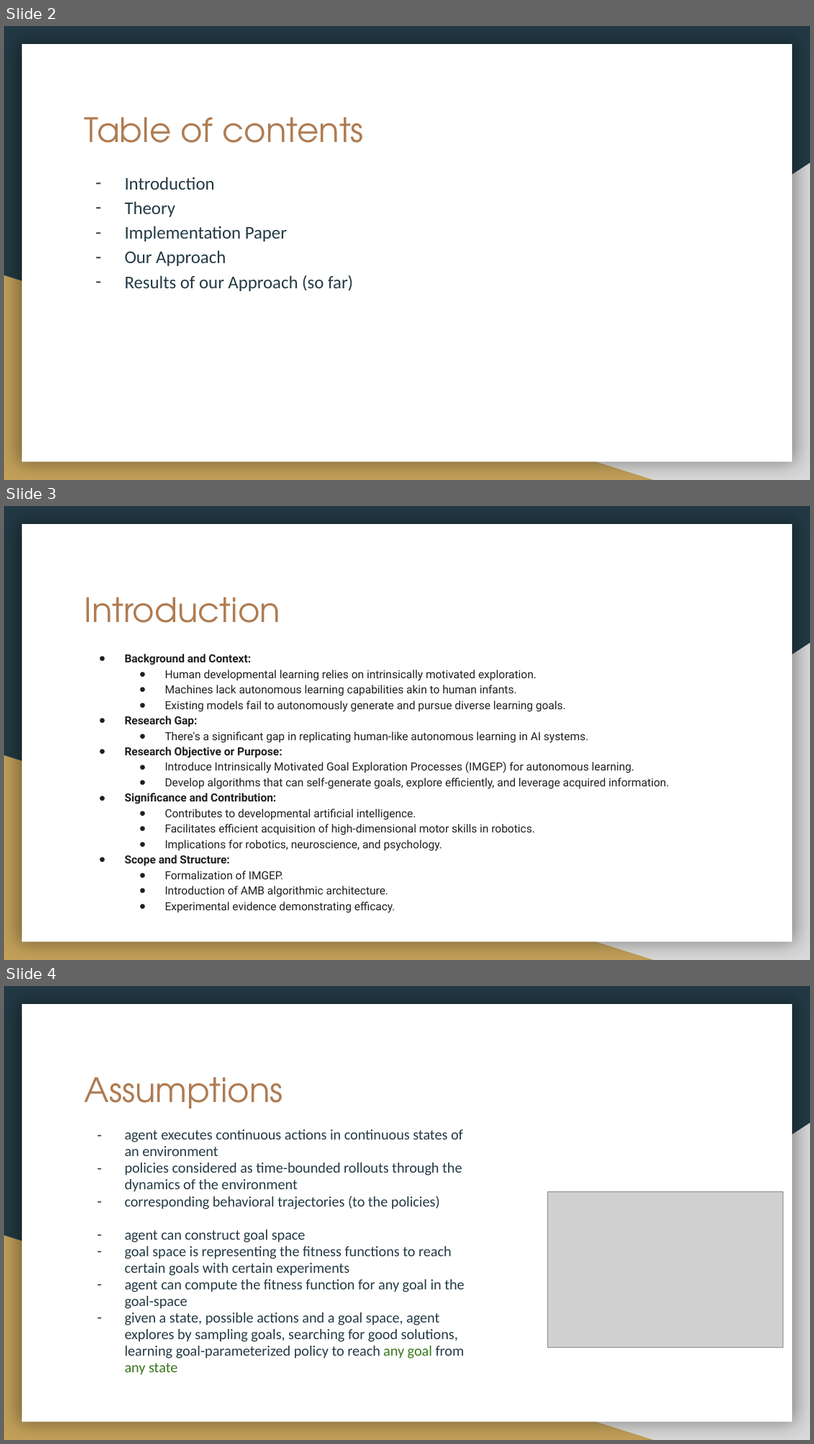
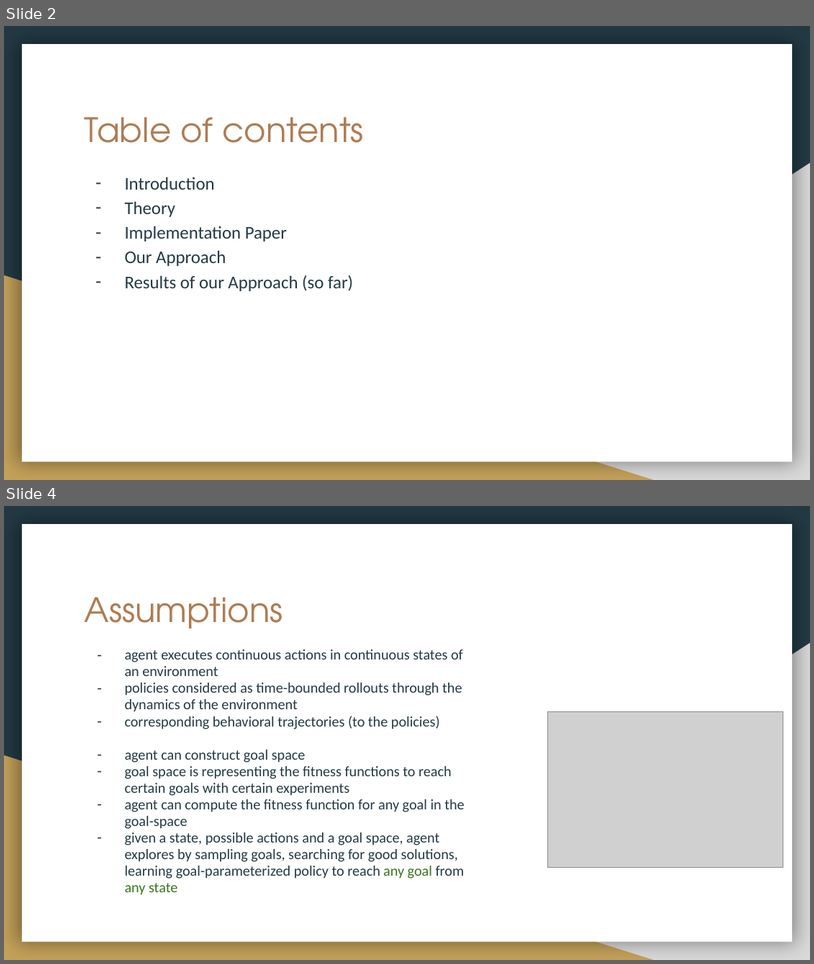
Before and after one commit to Leon-AW/G2-hierarchical_learning_tool-use, a slide deck: MLR_Final_Presentation.pptx. Shown one above the other, each under a label of ours: slides 2, 3 and 4 before the commit, slides 2 and 4 after it; the slides between them are not shown. The pictures are 814x1444 and 814x964 pixels, drawn with LibreOffice and Linux fonts; fonts in the diff are those of the drawing; grey boxes stand for pictures; background and template pictures are left out. Boxes give left, top, right and bottom in pixels: in the first picture for what was removed or moved away, otherwise in the second. Text is boxed around its words. In the diff, an @@ line names an element or a change of style, - is before the commit and + after.

Commit message:
update presentation

```diff
--- a/MLR_Final_Presentation.pptx
+++ b/MLR_Final_Presentation.pptx
@@ slide 3 removed at (4,506,810,960), background #233A44; not listed: 3 template elements that a slide beside it also shows @@
@@ title removed at (85,597,281,623) @@
-Introduction
@@ text removed at (125,654,669,913) @@
-● Background and Context:
-  ● Human developmental learning relies on intrinsically motivated exploration.
-  ● Machines lack autonomous learning capabilities akin to human infants.
-  ● Existing models fail to autonomously generate and pursue diverse learning goals.
-● Research Gap:
-  ● There's a significant gap in replicating human-like autonomous learning in AI systems.
-● Research Objective or Purpose:
-  ● Introduce Intrinsically Motivated Goal Exploration Processes (IMGEP) for autonomous learning.
-  ● Develop algorithms that can self-generate goals, explore efficiently, and leverage acquired information.
-● Significance and Contribution:
-  ● Contributes to developmental artificial intelligence.
-  ● Facilitates efficient acquisition of high-dimensional motor skills in robotics.
-  ● Implications for robotics, neuroscience, and psychology.
-● Scope and Structure:
-  ● Formalization of IMGEP.
-  ● Introduction of AMB algorithmic architecture.
-  ● Experimental evidence demonstrating efficacy.
```
Also in this commit, not shown: 1 slide added.
